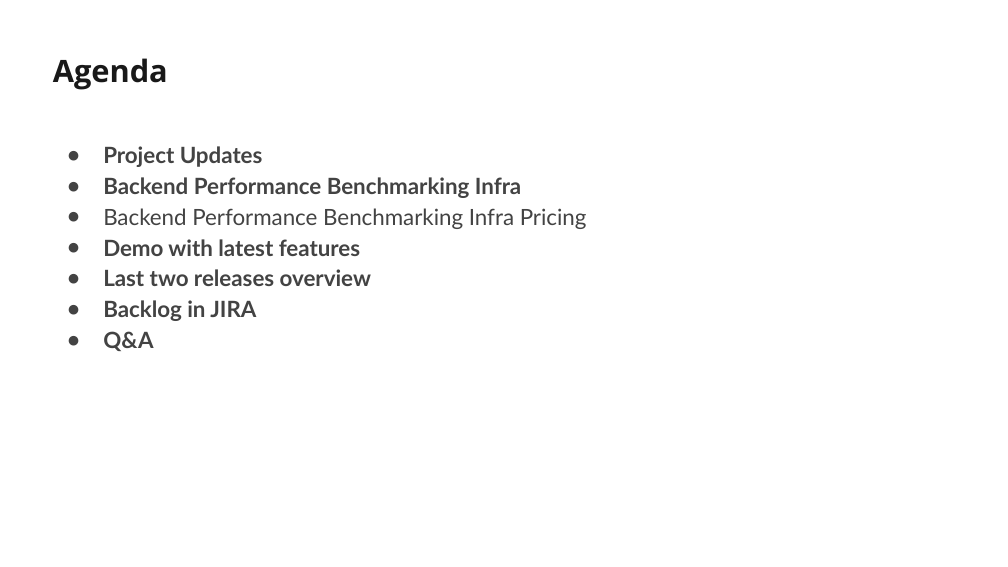
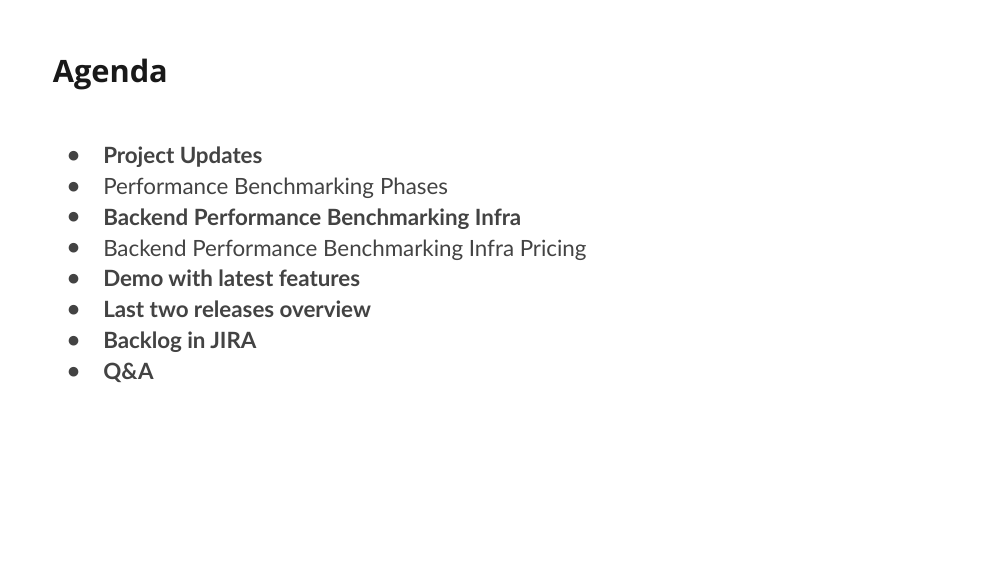
Before and after one commit to Sunbird-Saral/Project-Saral, a slide deck: slide 2 of docs/features/presentations/Sunbird Saral_Overview_Architecture_EKStep.pptx. Drawn at 1008x567 pixels with LibreOffice and Linux fonts; fonts in the diff are those of the drawing; background and template pictures are left out. Boxes give left, top, right and bottom in pixels: in the first picture for what was removed or moved away, otherwise in the second. Text is boxed around its words. In the diff, an @@ line names an element or a change of style, - is before the commit and + after.

```diff
--- a/docs/features/presentations/Sunbird Saral_Overview_Architecture_EKStep.pptx
+++ b/docs/features/presentations/Sunbird Saral_Overview_Architecture_EKStep.pptx
@@ text at (x1=103, y1=177, x2=448, y2=198): paragraph added @@
+● Performance Benchmarking Phases
```
Also in this commit, not shown: 1 other slide changed.
